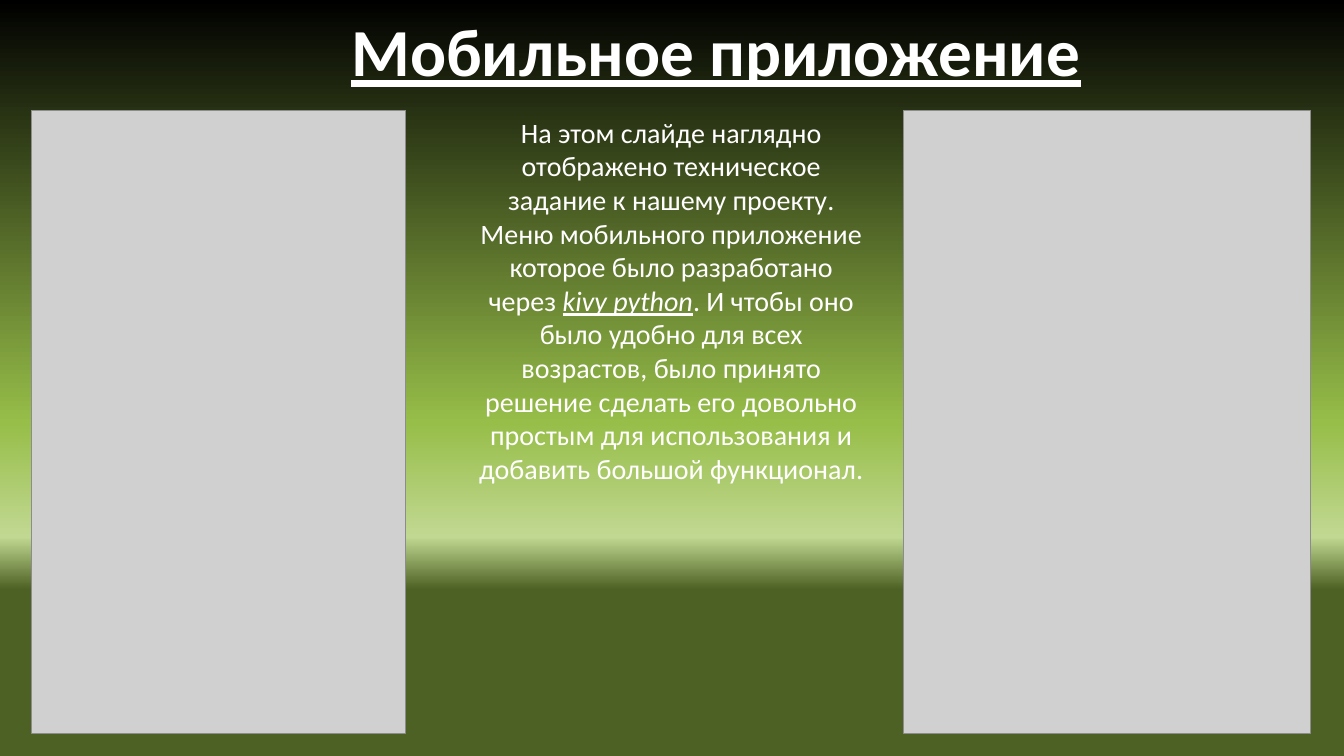
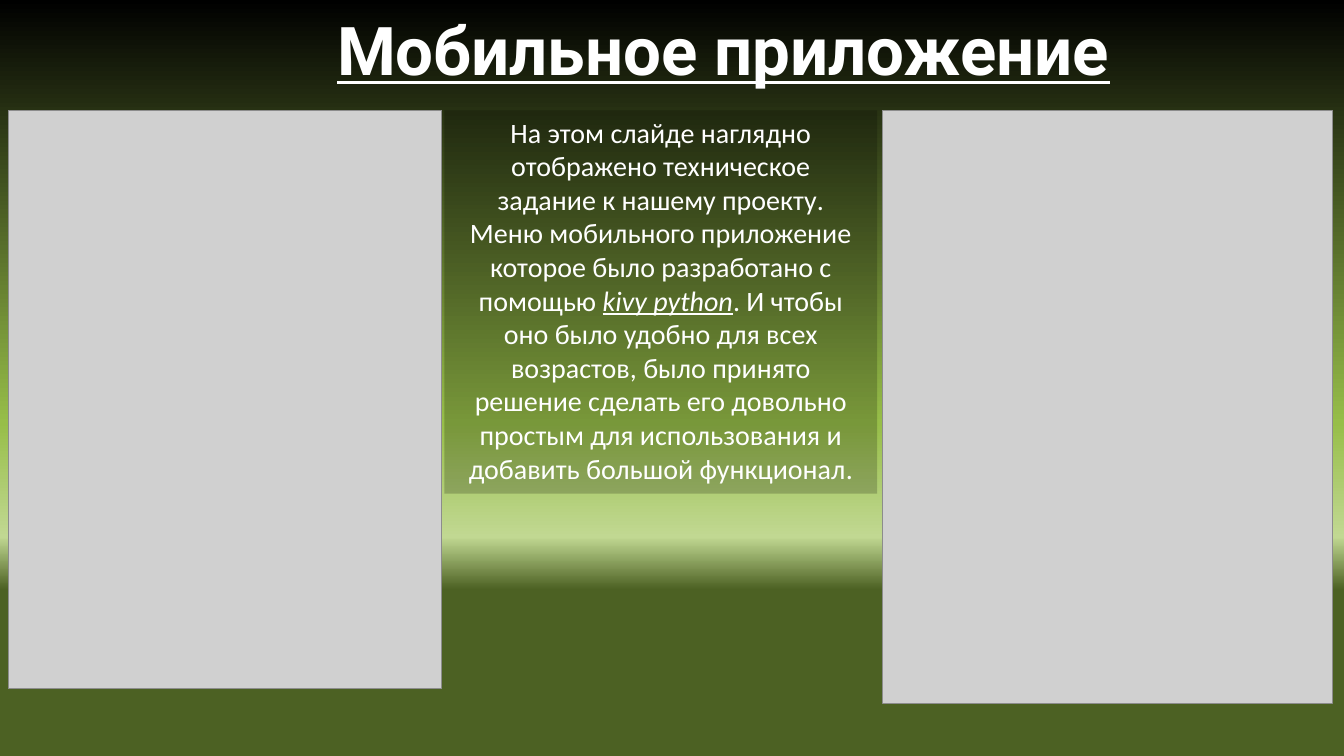
Before and after one commit to voronov-nikita/teplica-predprof, a slide deck: slide 4 of документация и презентация/Автоматизированная система удаленного управления теплицей.pptx. Drawn at 1344x756 pixels with LibreOffice and Linux fonts; fonts in the diff are those of the drawing; grey boxes stand for pictures; background and template pictures are left out. Boxes give left, top, right and bottom in pixels: in the first picture for what was removed or moved away, otherwise in the second. Text is boxed around its words. In the diff, an @@ line names an element or a change of style, - is before the commit and + after.

```diff
--- a/документация и презентация/Автоматизированная система удаленного управления теплицей.pptx
+++ b/документация и презентация/Автоматизированная система удаленного управления теплицей.pptx
@@ title "Мобильное приложение": place and size @@
-title "Мобильное приложение" at <box>351,30,1080,87</box>
+title "Мобильное приложение" at <box>337,24,1109,89</box>
@@ title "Мобильное приложение" at <box>337,24,1109,89</box>: font Calibri to Roboto; alignment left to centre @@
@@ picture: place and size @@
-picture at <box>32,110,406,733</box>
+picture at <box>8,110,442,689</box>
@@ rectangle added at <box>445,110,877,493</box>, fill #000000 at 20% opacity @@
@@ picture: place and size @@
-picture at <box>903,110,1311,733</box>
+picture at <box>882,110,1333,703</box>
@@ text at <box>469,124,853,484</box>: text changed @@
-На этом слайде наглядно отображено техническое задание к нашему проекту. Меню мобильного приложение которое было разработано через kivy python. И чтобы оно было удобно для всех возрастов, было принято решение сделать его довольно простым для использования и добавить большой функционал.
+На этом слайде наглядно отображено техническое задание к нашему проекту. Меню мобильного приложение которое было разработано с помощью kivy python. И чтобы оно было удобно для всех возрастов, было принято решение сделать его довольно простым для использования и добавить большой функционал.
```
Also in this commit, not shown: 5 other slides changed, 1 slide added.
